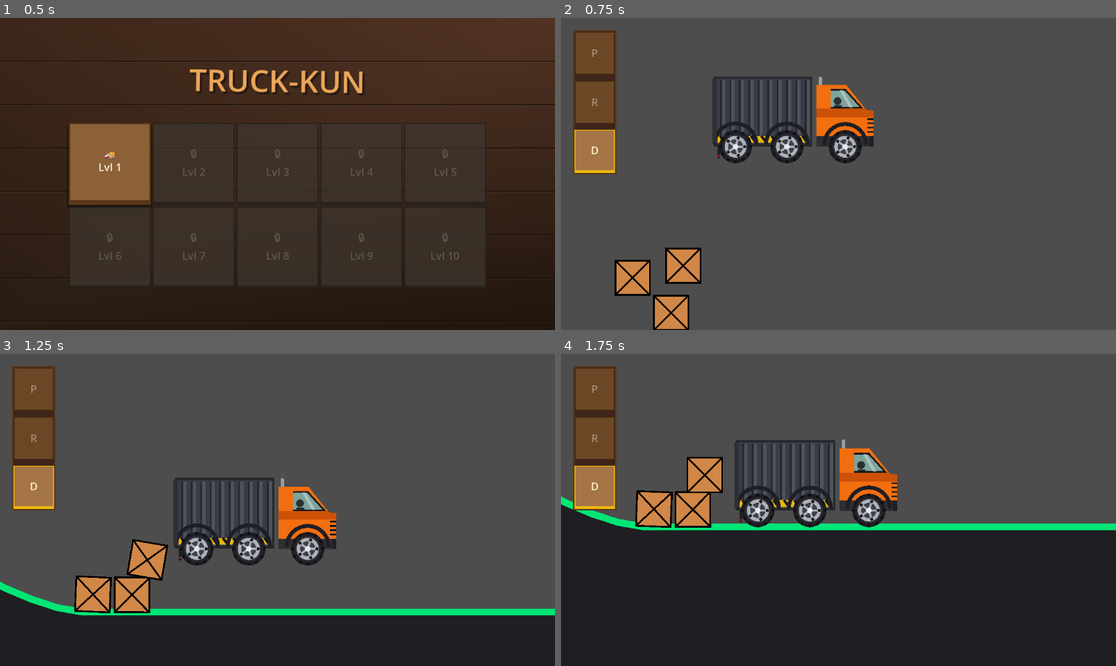
Above: before the commit, frames 1-4 (two rows, left to right).
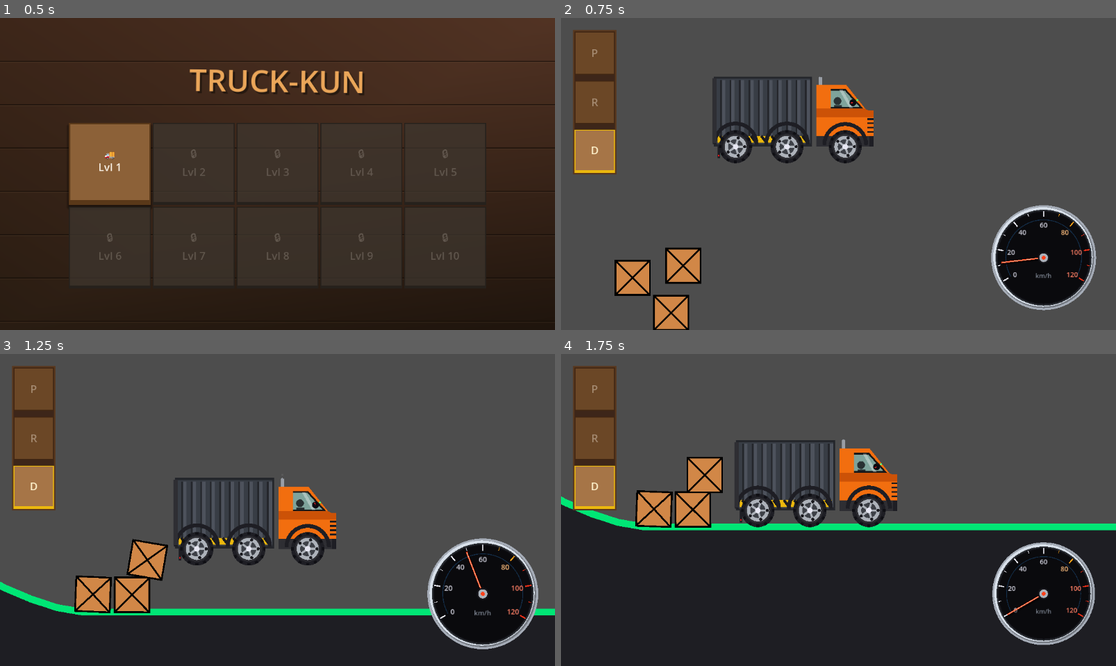
Above: after the commit, the same moments.

Repository: Addressmehari/truck-kun
Game: Godot game, scene res://menu.tscn
The game is run twice, just before and just after one commit, with the same random seed, the same clock (stepped at 60 frames per second) and the same inputs.
Inputs (mouse positions are in pixels of both pictures, inside the frame that each line leads up to):
- Up to frame 1 (0.5 s): no input
- Up to frame 2 (0.75 s): click "🚚 Lvl 1" at 0.5 s
- Up to frame 3 (1.25 s): no input
- Up to frame 4 (1.75 s): tap Enter at 1.25 s; drag from (655, 584) to (894, 441) at 1.27 s

Frame 1 is identical in both runs. In frame 2, 5.0% of the frame differs, in the area x 51-97%, y 25-94%; in frame 3, 4.5%; in frame 4, 1.2%.

Commit message:
Added speedometer

Diff:
--- a/chassis.gd
+++ b/chassis.gd
@@ -182,6 +182,40 @@
 	draw_circle(Vector2(26, -53) + wobble_offset, 4.5, Color(0.08, 0.08, 0.1, 0.8)) # head
 	draw_rect(Rect2(Vector2(22, -48) + wobble_offset, Vector2(9, 3)), Color(0.08, 0.08, 0.1, 0.8), true) # shoulders
 
+	# --- 4.5 Draw Tiny Miniature Dashboard inside cabin window ---
+	var dash_pos = Vector2(44, -51) + wobble_offset
+	# Black mini gauge backing
+	draw_circle(dash_pos, 4.0, Color(0.08, 0.08, 0.1))
+	draw_circle(dash_pos, 3.2, Color(0.04, 0.04, 0.06))
+
+	# Calculate speed for mini needle
+	var mini_speed = linear_velocity.length() * 0.08
+	mini_speed = clamp(mini_speed, 0.0, 120.0)
+
+	# Mini needle angle (from 150 deg to 390 deg)
+	var mini_angle = lerp(deg_to_rad(150), deg_to_rad(390), mini_speed / 120.0)
+	var mini_dir = Vector2(cos(mini_angle), sin(mini_angle))
+	# Draw mini needle (tiny red line)
+	draw_line(dash_pos, dash_pos + mini_dir * 2.8, Color(0.95, 0.15, 0.15), 1.0)
+
+	# Tiny Gear LED next to the gauge
+	var led_pos = Vector2(49, -54) + wobble_offset
+	var mini_gear = 1 # DRIVE default
+	if not Engine.is_editor_hint():
+		var parent_node = get_parent()
+		if parent_node and "current_gear" in parent_node:
+			mini_gear = parent_node.current_gear
+
+	var led_color = Color(0.25, 0.95, 0.35) # DRIVE: Green
+	if mini_gear == 0: # PARK
+		led_color = Color(1.0, 0.55, 0.15) # PARK: Amber
+	elif mini_gear == 2: # REVERSE
+		led_color = Color(1.0, 0.25, 0.25) # REVERSE: Red
+
+	# Draw led glow
+	draw_circle(led_pos, 1.2, led_color)
+	draw_circle(led_pos, 0.5, Color(1, 1, 1, 0.8)) # light core
+
 	# --- 5. Draw Front Grille details ---
 	# Grille lines (black metallic slots)
 	for i in range(4):
--- /dev/null
+++ b/dashboard.gd
@@ -0,0 +1,161 @@
+extends Control
+
+var truck: Node2D
+var chassis: RigidBody2D
+
+# Juice parameters for scaling and shake
+var last_velocity := Vector2.ZERO
+var shake_offset := Vector2.ZERO
+var shake_intensity := 0.0
+
+func _ready() -> void:
+	# Wait for parent hierarchy to resolve
+	await get_tree().process_frame
+
+	truck = get_parent().get_parent() # HUD is child of truck, Dashboard is child of HUD
+	if truck:
+		chassis = truck.get_node_or_null("chassis")
+
+	# Center the pivot offset so the scale pulse scales outward from the center
+	pivot_offset = size / 2.0
+
+func _process(delta: float) -> void:
+	# 1. Calculate speed
+	var speed_kmh = 0.0
+	var current_velocity = Vector2.ZERO
+	if is_instance_valid(chassis):
+		current_velocity = chassis.linear_velocity
+		speed_kmh = current_velocity.length() * 0.08
+
+	# 2. Scale Gauge Based on Speed (pumps up larger as you accelerate)
+	var max_speed_val = 120.0
+	var speed_ratio = clamp(speed_kmh / max_speed_val, 0.0, 1.0)
+
+	# Breathing idle sway when stationary or very slow
+	var breath = sin(Time.get_ticks_msec() * 0.005) * 0.015
+
+	# Compute dynamic target scale (goes from 1.0 at idle to 1.18x at top speed)
+	var target_scale_val = 1.0 + (speed_ratio * 0.18)
+	if speed_ratio < 0.05:
+		target_scale_val += breath
+
+	# Smoothly interpolate scaling
+	scale = scale.lerp(Vector2(target_scale_val, target_scale_val), 10.0 * delta)
+
+	# 3. Dynamic Impact Shake (collision detection)
+	if delta > 0.0:
+		var accel = (current_velocity - last_velocity).length()
+		# If the acceleration change is massive (collision/sudden deceleration), trigger shake
+		if accel > 400.0:
+			shake_intensity = clamp(accel * 0.025, 8.0, 30.0)
+	last_velocity = current_velocity
+
+	# Decay shake offset
+	if shake_intensity > 0.1:
+		shake_offset = Vector2(
+			randf_range(-shake_intensity, shake_intensity),
+			randf_range(-shake_intensity, shake_intensity)
+		)
+		shake_intensity = lerp(shake_intensity, 0.0, 10.0 * delta)
+	else:
+		shake_offset = Vector2.ZERO
+
+	# Keep pivot centered in case size changes
+	pivot_offset = size / 2.0
+
+	# Force redrawing
+	queue_redraw()
+
+func _draw() -> void:
+	# Apply dynamic shake displacement (does not impact canvas anchor coordinates)
+	draw_set_transform(shake_offset)
+
+	# Center of the 220x220 container
+	var speed_center = size / 2.0
+
+	# 1. Draw Circular Chrome Bezel (creates a premium 3D circular metallic border)
+	# Outer silver ring
+	draw_circle(speed_center, 108.0, Color(0.65, 0.68, 0.72))
+	# Shaded inner rim (bevel)
+	draw_circle(speed_center, 104.0, Color(0.45, 0.47, 0.50))
+	# Bright chrome highlight reflection on the top-left
+	draw_circle(speed_center + Vector2(-1.5, -1.5), 102.5, Color(0.85, 0.88, 0.92))
+	# Inner dark accent line before the face
+	draw_circle(speed_center, 99.0, Color(0.15, 0.16, 0.18))
+
+	# 2. Draw Gauge Black Dial Face
+	var speed_radius = 96.0
+	draw_dial_background(speed_center, speed_radius, "km/h")
+
+	# Speedometer marks & numbers
+	var max_speed_val = 120.0
+	for i in range(0, 13):
+		var val = i * 10
+		var angle = lerp(-deg_to_rad(210), deg_to_rad(30), float(val) / max_speed_val)
+		var dir = Vector2(cos(angle), sin(angle))
+
+		# Draw tick mark (longer on tens)
+		var tick_len = 12.0 if i % 2 == 0 else 6.0
+		var tick_width = 2.5 if i % 2 == 0 else 1.2
+		# Colored ticks for higher speeds (orange/red warning zone at 70+ and 90+ km/h)
+		var tick_color = Color(0.95, 0.95, 0.98)
+		if val >= 90:
+			tick_color = Color(1.0, 0.2, 0.1) # red warning zone
+		elif val >= 70:
+			tick_color = Color(1.0, 0.65, 0.1) # orange warning
+
+		draw_line(speed_center + dir * (speed_radius - tick_len), speed_center + dir * speed_radius, tick_color, tick_width)
+
+		# Draw numbers on even ticks
+		if i % 2 == 0:
+			var font = get_theme_default_font()
+			# Offset text back along the direction vector to place inside the dial
+			var text_pos = speed_center + dir * (speed_radius - 28.0) + Vector2(-16, 6)
+			var text_color = Color(0.85, 0.85, 0.9)
+			if val >= 90:
+				text_color = Color(1.0, 0.5, 0.4) # faded red
+			elif val >= 70:
+				text_color = Color(1.0, 0.75, 0.5) # faded orange
+			draw_string(font, text_pos, str(val), HORIZONTAL_ALIGNMENT_CENTER, 32, 14, text_color)
+
+	# Get speed from chassis for needle rotation
+	var speed_kmh = 0.0
+	if is_instance_valid(chassis):
+		speed_kmh = chassis.linear_velocity.length() * 0.08
+	speed_kmh = clamp(speed_kmh, 0.0, max_speed_val)
+
+	# Speedometer Needle (Glowing red/orange with shadow)
+	var speed_angle = lerp(-deg_to_rad(210), deg_to_rad(30), speed_kmh / max_speed_val)
+	var needle_dir = Vector2(cos(speed_angle), sin(speed_angle))
+	draw_needle(speed_center, speed_radius - 8.0, needle_dir, Color(1.0, 0.25, 0.1))
+
+func draw_dial_background(center: Vector2, radius: float, label: String) -> void:
+	# Deep dark grey/black dial face
+	draw_circle(center, radius, Color(0.06, 0.06, 0.08))
+
+	# Inner shadow rim for 3D depth
+	draw_circle(center, radius - 2.0, Color(0.04, 0.04, 0.05))
+
+	# Dynamic subtle blue circular accent ring
+	draw_arc(center, radius - 18.0, -deg_to_rad(210), deg_to_rad(30), 64, Color(0.15, 0.45, 0.75, 0.35), 1.5)
+
+	# Label inside the dial
+	var font = get_theme_default_font()
+	draw_string(font, center + Vector2(-30, 42), label, HORIZONTAL_ALIGNMENT_CENTER, 60, 13, Color(0.5, 0.53, 0.58))
+
+func draw_needle(center: Vector2, length: float, dir: Vector2, needle_color: Color) -> void:
+	# Needle shadow (shifted down-right)
+	draw_line(center + Vector2(3, 3), center + Vector2(3, 3) + dir * length, Color(0, 0, 0, 0.45), 3.5)
+
+	# Glowing red needle body
+	draw_line(center, center + dir * length, needle_color, 3.0)
+	# Bright highlight line inside the needle
+	draw_line(center + dir * 4.0, center + dir * (length - 2.0), Color(1.0, 0.8, 0.65), 1.0)
+
+	# Metallic Center Cap
+	# Outer dark cap ring
+	draw_circle(center, 12.0, Color(0.08, 0.08, 0.1))
+	# Inner silver ring
+	draw_circle(center, 9.0, Color(0.68, 0.70, 0.73))
+	# Glossy center dot
+	draw_circle(center, 4.0, needle_color)
--- a/truck.tscn
+++ b/truck.tscn
@@ -1,9 +1,10 @@
-[gd_scene load_steps=7 format=3 uid="uid://y4vbinwdj2t8"]
+[gd_scene load_steps=8 format=3 uid="uid://y4vbinwdj2t8"]
 
 [ext_resource type="Script" uid="uid://cbfysr7tnjtrc" path="res://truck.gd" id="1_truck_gd"]
 [ext_resource type="PackedScene" uid="uid://bo6otg6erdwgb" path="res://tyre.tscn" id="2_tyre_scene"]
 [ext_resource type="Script" uid="uid://cvxsn60hgik2a" path="res://container_body.gd" id="3_container_body_gd"]
 [ext_resource type="Script" uid="uid://vbdudsdqvg6h" path="res://chassis.gd" id="4_chassis_gd"]
+[ext_resource type="Script" path="res://dashboard.gd" id="5_dashboard_gd"]
 
 [sub_resource type="RectangleShape2D" id="RectangleShape2D_cab"]
 size = Vector2(67, 69)
@@ -133,3 +134,18 @@
 focus_mode = 0
 theme_override_font_sizes/font_size = 20
 text = "D"
+
+[node name="Dashboard" type="Control" parent="HUD"]
+layout_mode = 3
+anchors_preset = 3
+anchor_left = 1.0
+anchor_top = 1.0
+anchor_right = 1.0
+anchor_bottom = 1.0
+offset_left = -260.0
+offset_top = -260.0
+offset_right = -40.0
+offset_bottom = -40.0
+grow_horizontal = 0
+grow_vertical = 0
+script = ExtResource("5_dashboard_gd")
Not shown, added: dashboard.gd.uid
Not shown, added: ideas.md
